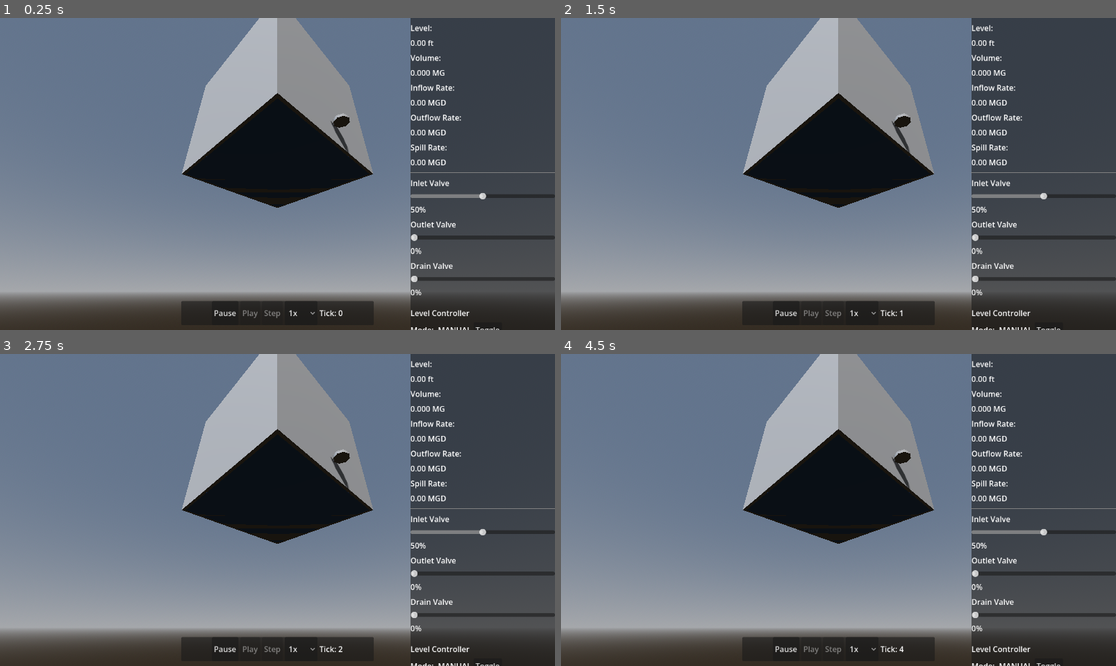
Above: before the commit, frames 1-4 (two rows, left to right).
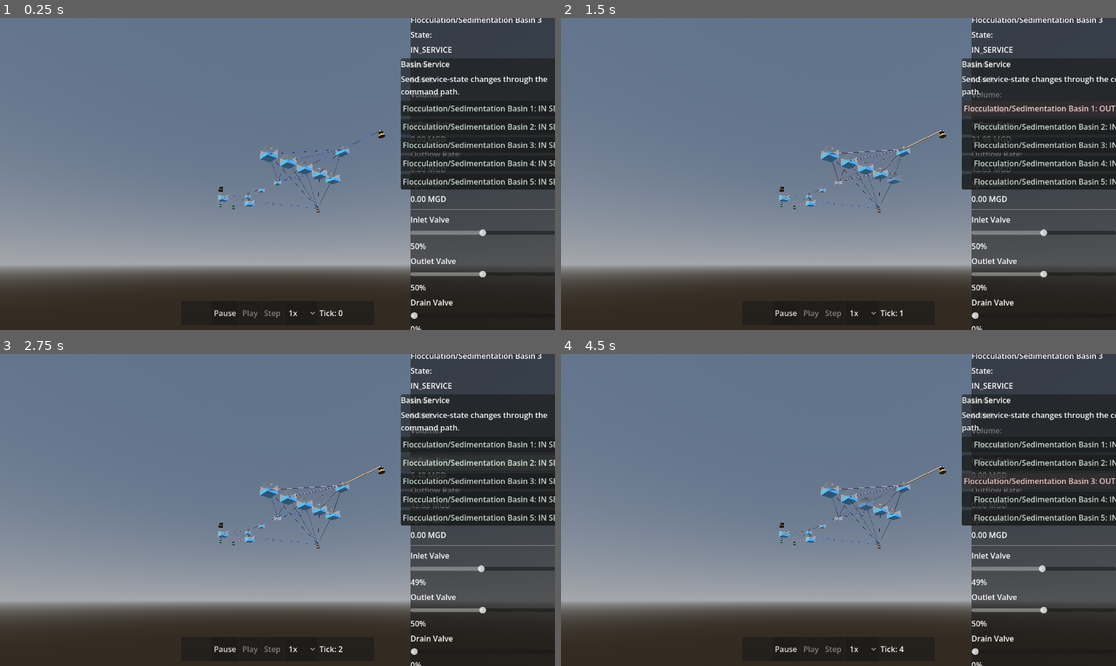
Above: after the commit, the same moments.

Repository: boxwrench/Sunol-Flowlab
Game: Godot game, scene res://scenes/plant/headworks_area.tscn
Same seed, same stepped clock (60 frames per second), same inputs: the game is played once before the commit and once after it. Before the commit the project starts from res://scenes/application/main.tscn.
Inputs (mouse positions are in pixels of both pictures, inside the frame that each line leads up to):
- Up to frame 1 (0.25 s): no input
- Up to frame 2 (1.5 s): click (1049, 108) at 0.5 s, where only the run after the commit has a clickable "Flocculation/Sedimentation Ba…"; click (1060, 108) at 1.25 s, where only the run after the commit has a clickable "Flocculation/Sedimentation Ba…"
- Up to frame 3 (2.75 s): click (488, 463) at 2 s, where only the run after the commit has a clickable "Flocculation/Sedimentation Ba…"
- Up to frame 4 (4.5 s): click (1049, 481) at 2.75 s, where only the run after the commit has a clickable "Flocculation/Sedimentation Ba…"; click (1060, 463) at 3.5 s, where only the run after the commit has a clickable "Flocculation/Sedimentation Ba…"; click (1060, 481) at 4.25 s, where only the run after the commit has a clickable "Flocculation/Sedimentation Ba…"

The runs differ from the first frame. In frame 1, 39% of the frame differs, in the area x 0-100%, y 0-100%; in frame 2, 39%; in frame 3, 38%; in frame 4, 39%.

Commit message:
WP3.8: Implement interactive 3D headworks presentation layer showing link flows, storage unit levels, and out-of-service command path verification.

Diff:
--- a/project.godot
+++ b/project.godot
@@ -3,7 +3,7 @@
 [application]
 
 config/name="Sunol FlowLab"
-run/main_scene="res://scenes/application/main.tscn"
+run/main_scene="res://scenes/plant/headworks_area.tscn"
 config/features=PackedStringArray("4.7")
 
 [editor_plugins]
--- /dev/null
+++ b/scenes/plant/headworks_area.tscn
@@ -0,0 +1,36 @@
+[gd_scene load_steps=9 format=3]
+
+[ext_resource type="Script" path="res://scripts/application/headworks_area_bootstrap.gd" id="1_bootstrap"]
+[ext_resource type="Script" path="res://scripts/application/simulation_host.gd" id="2_host"]
+[ext_resource type="PackedScene" path="res://scenes/environment/placeholder_environment.tscn" id="3_env"]
+[ext_resource type="PackedScene" path="res://scenes/cameras/orbit_camera.tscn" id="4_camera"]
+[ext_resource type="Script" path="res://scripts/presentation/headworks/headworks_presentation_adapter.gd" id="5_presenter"]
+[ext_resource type="PackedScene" path="res://scenes/ui/controls/time_controls.tscn" id="6_controls"]
+[ext_resource type="PackedScene" path="res://scenes/ui/asset_panel/asset_panel.tscn" id="7_asset_panel"]
+[ext_resource type="PackedScene" path="res://scenes/ui/controls/basin_service_panel.tscn" id="8_service_panel"]
+
+[node name="HeadworksArea" type="Node3D"]
+script = ExtResource("1_bootstrap")
+
+[node name="SimulationHost" type="Node" parent="."]
+script = ExtResource("2_host")
+
+[node name="PlaceholderEnvironment" parent="." instance=ExtResource("3_env")]
+
+[node name="OrbitCamera" parent="." instance=ExtResource("4_camera")]
+target = Vector3(0, 6, 0)
+distance = 108.0
+yaw = 52.0
+pitch = -24.0
+
+[node name="HeadworksPresentation" type="Node3D" parent="."]
+script = ExtResource("5_presenter")
+
+[node name="CanvasLayer" type="CanvasLayer" parent="."]
+
+[node name="TimeControls" parent="CanvasLayer" instance=ExtResource("6_controls")]
+
+[node name="AssetPanel" parent="CanvasLayer" instance=ExtResource("7_asset_panel")]
+selected_unit_id = &"BASIN_03"
+
+[node name="BasinServicePanel" parent="CanvasLayer" instance=ExtResource("8_service_panel")]
--- /dev/null
+++ b/scenes/ui/controls/basin_service_panel.tscn
@@ -0,0 +1,37 @@
+[gd_scene load_steps=2 format=3]
+
+[ext_resource type="Script" path="res://scripts/ui/controllers/basin_service_panel.gd" id="1_panel"]
+
+[node name="BasinServicePanel" type="Control"]
+layout_mode = 3
+anchors_preset = 1
+anchor_left = 1.0
+anchor_right = 1.0
+offset_left = -320.0
+offset_top = 84.0
+offset_right = -16.0
+offset_bottom = 340.0
+grow_horizontal = 0
+script = ExtResource("1_panel")
+
+[node name="PanelContainer" type="PanelContainer" parent="."]
+layout_mode = 0
+offset_right = 304.0
+offset_bottom = 256.0
+
+[node name="VBoxContainer" type="VBoxContainer" parent="PanelContainer"]
+layout_mode = 2
+theme_override_constants/separation = 8
+
+[node name="TitleLabel" type="Label" parent="PanelContainer/VBoxContainer"]
+layout_mode = 2
+text = "Basin Service"
+
+[node name="HelpLabel" type="Label" parent="PanelContainer/VBoxContainer"]
+layout_mode = 2
+autowrap_mode = 3
+text = "Send service-state changes through the command path."
+
+[node name="ButtonList" type="VBoxContainer" parent="PanelContainer/VBoxContainer"]
+layout_mode = 2
+theme_override_constants/separation = 6
--- /dev/null
+++ b/scripts/application/headworks_area_bootstrap.gd
@@ -0,0 +1,70 @@
+extends Node3D
+
+const PLANT_ID := "phase3_headworks"
+const PRESENTATION_MAP_PATH := "res://config/plants/phase3_headworks/presentation_map.json"
+const STARTUP_OPEN_VALVES: Array[StringName] = [
+	&"VALVE_OUT_RES_01",
+	&"VALVE_OUT_RES_02",
+	&"VALVE_OUT_MAN_01",
+	&"VALVE_OUT_FM_01"
+]
+
+func _ready() -> void:
+	print("Sunol FlowLab Bootstrapping - Phase 3 Headworks")
+	var host: SimulationHost = get_node_or_null("SimulationHost")
+	var presenter = get_node_or_null("HeadworksPresentation")
+	if host == null:
+		push_error("SimulationHost not found in HeadworksArea scene")
+		return
+	if presenter == null:
+		push_error("HeadworksPresentation not found in HeadworksArea scene")
+		return
+
+	host.engine.snapshot_mode = SimulationEngine.SNAPSHOT_MODE_PUBLISH_LIGHT
+
+	var config: Dictionary = ConfigLoader.load_plant_config(PLANT_ID)
+	if not config.success:
+		push_error("Failed to load %s configuration" % PLANT_ID)
+		return
+
+	var build_ok: bool = PlantFactory.build_plant(
+		host.engine.context,
+		config.topology_data,
+		config.initial_conditions_data,
+		config.controllers_data
+	)
+	if not build_ok:
+		push_error("Failed to build %s plant" % PLANT_ID)
+		return
+
+	var presentation_map: Dictionary = _load_json_dictionary(PRESENTATION_MAP_PATH)
+	if presentation_map.is_empty():
+		push_error("Failed to load presentation map at %s" % PRESENTATION_MAP_PATH)
+		return
+
+	presenter.configure(host.engine, config.topology_data, presentation_map)
+	_queue_startup_commands(host.engine)
+
+	# Seed the first frame so the scene is populated before the first tick advances.
+	host.engine.latest_snapshot = SnapshotService.take_snapshot(
+		host.engine.context,
+		host.engine,
+		false
+	)
+	presenter.refresh_from_snapshot()
+
+func _queue_startup_commands(engine: SimulationEngine) -> void:
+	for actuator_id in STARTUP_OPEN_VALVES:
+		engine.enqueue(SetValvePositionCommand.new(actuator_id, 80.0))
+
+func _load_json_dictionary(file_path: String) -> Dictionary:
+	if not FileAccess.file_exists(file_path):
+		return {}
+	var file: FileAccess = FileAccess.open(file_path, FileAccess.READ)
+	if file == null:
+		return {}
+	var data = JSON.parse_string(file.get_as_text())
+	file.close()
+	if typeof(data) != TYPE_DICTIONARY:
+		return {}
+	return data
--- /dev/null
+++ b/scripts/presentation/headworks/headworks_link_visual.gd
@@ -0,0 +1,64 @@
+class_name HeadworksLinkVisual
+extends Node3D
+
+var link_id: StringName = &""
+var max_flow_m3s: float = 0.0
+var _length: float = 1.0
+var _bar_mesh: MeshInstance3D = null
+var _flow_ratio: float = 0.0
+
+func configure(definition: Dictionary, start_position: Vector3, end_position: Vector3) -> void:
+	link_id = StringName(definition.get("link_id", ""))
+	max_flow_m3s = float(definition.get("max_flow_m3s", 0.0))
+	_build_mesh()
+
+	var lifted_start := start_position + Vector3(0.0, 2.25, 0.0)
+	var lifted_end := end_position + Vector3(0.0, 2.25, 0.0)
+	_length = max(lifted_start.distance_to(lifted_end), 0.1)
+	position = lifted_start.lerp(lifted_end, 0.5)
+	look_at(lifted_end, Vector3.UP)
+	_update_bar_visual(0.0, true)
+
+func apply_snapshot(link_snap: Dictionary) -> void:
+	var actual_flow_m3s: float = float(link_snap.get("actual_flow_m3s", 0.0))
+	_flow_ratio = 0.0
+	if max_flow_m3s > 0.0:
+		_flow_ratio = clamp(actual_flow_m3s / max_flow_m3s, 0.0, 1.0)
+	_update_bar_visual(_flow_ratio, bool(link_snap.get("is_enabled", true)))
+
+func get_flow_ratio() -> float:
+	return _flow_ratio
+
+func _build_mesh() -> void:
+	for child in get_children():
+		child.queue_free()
+
+	_bar_mesh = MeshInstance3D.new()
+	var mesh := BoxMesh.new()
+	mesh.size = Vector3(1.0, 1.0, 1.0)
+	_bar_mesh.mesh = mesh
+	_bar_mesh.set_surface_override_material(0, _make_material())
+	add_child(_bar_mesh)
+
+func _update_bar_visual(flow_ratio: float, is_enabled: bool) -> void:
+	if _bar_mesh == null:
+		return
+	var thickness: float = lerp(0.10, 0.45, flow_ratio)
+	_bar_mesh.scale = Vector3(thickness, max(thickness * 0.55, 0.08), _length)
+	var material: StandardMaterial3D = _bar_mesh.get_active_material(0) as StandardMaterial3D
+	if material != null:
+		if not is_enabled:
+			material.albedo_color = Color(0.22, 0.22, 0.24, 0.70)
+			material.emission = Color(0.06, 0.06, 0.07, 1.0)
+		else:
+			material.albedo_color = Color(0.18 + (0.72 * flow_ratio), 0.32 + (0.30 * flow_ratio), 0.78 - (0.36 * flow_ratio), 0.88)
+			material.emission = Color(0.06 + (0.32 * flow_ratio), 0.10 + (0.18 * flow_ratio), 0.20 + (0.04 * flow_ratio), 1.0)
+
+func _make_material() -> StandardMaterial3D:
+	var material := StandardMaterial3D.new()
+	material.transparency = BaseMaterial3D.TRANSPARENCY_ALPHA
+	material.albedo_color = Color(0.18, 0.32, 0.78, 0.88)
+	material.emission_enabled = true
+	material.emission = Color(0.06, 0.10, 0.20, 1.0)
+	material.roughness = 0.12
+	return material
--- /dev/null
+++ b/scripts/presentation/headworks/headworks_presentation_adapter.gd
@@ -0,0 +1,132 @@
+class_name HeadworksPresentationAdapter
+extends Node3D
+
+const UNIT_VISUAL_SCRIPT = preload("res://scripts/presentation/headworks/headworks_unit_visual.gd")
+const LINK_VISUAL_SCRIPT = preload("res://scripts/presentation/headworks/headworks_link_visual.gd")
+
+var _engine: SimulationEngine = null
+var _unit_visuals: Dictionary = {}
+var _link_visuals: Dictionary = {}
+var _unit_definitions: Dictionary = {}
+var _presentation_positions: Dictionary = {}
+
+func configure(engine: SimulationEngine, topology_data: Dictionary, presentation_map: Dictionary) -> void:
+	_engine = engine
+	_clear_visuals()
+	_unit_definitions.clear()
+	_presentation_positions.clear()
+
+	for entry in presentation_map.get("units", []):
+		var unit_id: StringName = StringName(entry.get("unit_id", ""))
+		if unit_id == &"":
+			continue
+		_presentation_positions[unit_id] = {
+			"position": _array_to_vector3(entry.get("position_m", [])),
+			"rotation": _array_to_vector3(entry.get("rotation_deg", []))
+		}
+
+	var port_to_unit: Dictionary = {}
+	for unit_config in topology_data.get("units", []):
+		var unit_id: StringName = StringName(unit_config.get("unit_id", ""))
+		if unit_id == &"":
+			continue
+		var max_level_m: float = 0.0
+		if unit_config.get("type", "") == "StorageUnit":
+			var surface_area_m2: float = float(unit_config.get("surface_area_m2", 0.0))
+			if surface_area_m2 > 0.0:
+				max_level_m = float(unit_config.get("maximum_volume_m3", 0.0)) / surface_area_m2
+		_unit_definitions[unit_id] = {
+			"unit_id": unit_id,
+			"display_name": unit_config.get("display_name", String(unit_id)),
+			"type": unit_config.get("type", ""),
+			"boundary_type": unit_config.get("boundary_type", ""),
+			"maximum_volume_m3": float(unit_config.get("maximum_volume_m3", 0.0)),
+			"max_level_m": max_level_m
+		}
+		for port_config in unit_config.get("ports", []):
+			port_to_unit[StringName(port_config.get("port_id", ""))] = unit_id
+
+	for unit_id in _presentation_positions.keys():
+		if not _unit_definitions.has(unit_id):
+			continue
+		var placement: Dictionary = _presentation_positions[unit_id]
+		var unit_visual = UNIT_VISUAL_SCRIPT.new()
+		unit_visual.name = "%sVisual" % String(unit_id)
+		add_child(unit_visual)
+		unit_visual.configure(_unit_definitions[unit_id], placement)
+		_unit_visuals[unit_id] = unit_visual
+
+	for link_config in topology_data.get("links", []):
+		var source_port_id: StringName = StringName(link_config.get("source_port_id", ""))
+		var destination_port_id: StringName = StringName(link_config.get("destination_port_id", ""))
+		var source_unit_id: StringName = port_to_unit.get(source_port_id, &"")
+		var destination_unit_id: StringName = port_to_unit.get(destination_port_id, &"")
+		if source_unit_id == &"" or destination_unit_id == &"":
+			continue
+		if not _presentation_positions.has(source_unit_id) or not _presentation_positions.has(destination_unit_id):
+			continue
+
+		var link_visual = LINK_VISUAL_SCRIPT.new()
+		var link_id: StringName = StringName(link_config.get("link_id", ""))
+		link_visual.name = "%sVisual" % String(link_id)
+		add_child(link_visual)
+		link_visual.configure({
+			"link_id": link_id,
+			"display_name": link_config.get("display_name", String(link_id)),
+			"max_flow_m3s": float(link_config.get("max_flow_m3s", 0.0))
+		}, _presentation_positions[source_unit_id]["position"], _presentation_positions[destination_unit_id]["position"])
+		_link_visuals[link_id] = link_visual
+
+func refresh_from_snapshot() -> void:
+	if _engine == null:
+		return
+	var snap: Dictionary = _engine.latest_snapshot
+	if snap.is_empty():
+		return
+
+	var unit_snaps: Dictionary = snap.get("units", {})
+	for unit_id in _unit_visuals.keys():
+		if unit_snaps.has(unit_id):
+			_unit_visuals[unit_id].apply_snapshot(unit_snaps[unit_id])
+
+	var link_snaps: Dictionary = snap.get("links", {})
+	for link_id in _link_visuals.keys():
+		if link_snaps.has(link_id):
+			_link_visuals[link_id].apply_snapshot(link_snaps[link_id])
+
+func get_unit_fill_ratio(unit_id: StringName) -> float:
+	var visual = _unit_visuals.get(unit_id)
+	if visual == null:
+		return 0.0
+	return visual.get_fill_ratio()
+
+func get_unit_level_m(unit_id: StringName) -> float:
+	var visual = _unit_visuals.get(unit_id)
+	if visual == null:
+		return 0.0
+	return visual.get_last_level_m()
+
+func get_unit_max_level_m(unit_id: StringName) -> float:
+	if not _unit_definitions.has(unit_id):
+		return 0.0
+	return float(_unit_definitions[unit_id].get("max_level_m", 0.0))
+
+func get_link_flow_ratio(link_id: StringName) -> float:
+	var visual = _link_visuals.get(link_id)
+	if visual == null:
+		return 0.0
+	return visual.get_flow_ratio()
+
+func _process(_delta: float) -> void:
+	refresh_from_snapshot()
+
+func _clear_visuals() -> void:
+	_unit_visuals.clear()
+	_link_visuals.clear()
+	for child in get_children():
+		child.queue_free()
+
+func _array_to_vector3(values: Variant) -> Vector3:
+	if values is Array and values.size() >= 3:
+		return Vector3(float(values[0]), float(values[1]), float(values[2]))
+	return Vector3.ZERO
--- /dev/null
+++ b/scripts/presentation/headworks/headworks_unit_visual.gd
@@ -0,0 +1,145 @@
+class_name HeadworksUnitVisual
+extends Node3D
+
+const STORAGE_LARGE_SIZE := Vector3(5.0, 4.0, 5.0)
+const STORAGE_MEDIUM_SIZE := Vector3(4.0, 2.5, 3.0)
+const STORAGE_SMALL_SIZE := Vector3(2.6, 2.2, 2.6)
+const BOUNDARY_SIZE := Vector3(2.2, 1.6, 2.2)
+
+var unit_id: StringName = &""
+var display_name: String = ""
+var unit_type: String = ""
+var boundary_type: String = ""
+var max_level_m: float = 0.0
+var maximum_volume_m3: float = 0.0
+
+var _body_mesh: MeshInstance3D = null
+var _water_mesh: MeshInstance3D = null
+var _label: Label3D = null
+var _size: Vector3 = STORAGE_SMALL_SIZE
+var _fill_ratio: float = 0.0
+var _last_level_m: float = 0.0
+
+func configure(definition: Dictionary, placement: Dictionary) -> void:
+	unit_id = StringName(definition.get("unit_id", ""))
+	display_name = String(definition.get("display_name", String(unit_id)))
+	unit_type = String(definition.get("type", ""))
+	boundary_type = String(definition.get("boundary_type", ""))
+	max_level_m = float(definition.get("max_level_m", 0.0))
+	maximum_volume_m3 = float(definition.get("maximum_volume_m3", 0.0))
+	position = placement.get("position", Vector3.ZERO)
+	rotation_degrees = placement.get("rotation", Vector3.ZERO)
+	_size = _pick_size()
+	_build_visual()
+
+func apply_snapshot(unit_snap: Dictionary) -> void:
+	var in_service: bool = bool(unit_snap.get("in_service", true))
+	var operating_state: String = "IN_SERVICE" if in_service else "OUT_OF_SERVICE"
+	_last_level_m = float(unit_snap.get("level_m", 0.0))
+	_fill_ratio = 0.0
+
+	var body_material: StandardMaterial3D = _body_mesh.get_active_material(0) as StandardMaterial3D
+	if body_material != null:
+		body_material.albedo_color = _body_color(in_service)
+
+	if _water_mesh != null:
+		if max_level_m > 0.0:
+			_fill_ratio = clamp(_last_level_m / max_level_m, 0.0, 1.0)
+		var water_height: float = max(_size.y * _fill_ratio - 0.15, 0.0)
+		_water_mesh.visible = water_height > 0.0
+		if _water_mesh.visible:
+			var water_mesh: BoxMesh = _water_mesh.mesh as BoxMesh
+			if water_mesh != null:
+				water_mesh.size = Vector3(_size.x - 0.45, water_height, _size.z - 0.45)
+			_water_mesh.position = Vector3(0.0, (water_height * 0.5) + 0.05, 0.0)
+			var water_material: StandardMaterial3D = _water_mesh.get_active_material(0) as StandardMaterial3D
+			if water_material != null:
+				water_material.albedo_color = Color(0.16, 0.56, 0.86, 0.72) if in_service else Color(0.35, 0.40, 0.48, 0.60)
+
+	if _label != null:
+		if unit_type == "StorageUnit":
+			_label.text = "%s\n%s %.2fm" % [display_name, operating_state, _last_level_m]
+		else:
+			var boundary_flow: float = float(unit_snap.get("current_flow_m3s", 0.0))
+			_label.text = "%s\n%s %.2f m3/s" % [display_name, operating_state, boundary_flow]
+
+func get_fill_ratio() -> float:
+	return _fill_ratio
+
+func get_last_level_m() -> float:
+	return _last_level_m
+
+func _build_visual() -> void:
+	for child in get_children():
+		child.queue_free()
+
+	_body_mesh = MeshInstance3D.new()
+	_body_mesh.mesh = _create_body_mesh()
+	_body_mesh.position = Vector3(0.0, _size.y * 0.5, 0.0)
+	_body_mesh.set_surface_override_material(0, _make_body_material())
+	add_child(_body_mesh)
+
+	if unit_type == "StorageUnit":
+		_water_mesh = MeshInstance3D.new()
+		_water_mesh.mesh = BoxMesh.new()
+		_water_mesh.visible = false
+		_water_mesh.set_surface_override_material(0, _make_water_material())
+		add_child(_water_mesh)
+	else:
+		_water_mesh = null
+
+	_label = Label3D.new()
+	_label.billboard = BaseMaterial3D.BILLBOARD_ENABLED
+	_label.modulate = Color(0.96, 0.97, 0.99, 1.0)
+	_label.font_size = 32
+	_label.outline_modulate = Color(0.04, 0.06, 0.08, 1.0)
+	_label.outline_size = 6
+	_label.position = Vector3(0.0, _size.y + 0.75, 0.0)
+	_label.text = display_name
+	add_child(_label)
+
+func _create_body_mesh() -> Mesh:
+	if unit_type == "StorageUnit":
+		var box := BoxMesh.new()
+		box.size = _size
+		return box
+	var cylinder := CylinderMesh.new()
+	cylinder.top_radius = _size.x * 0.35
+	cylinder.bottom_radius = _size.x * 0.45
+	cylinder.height = _size.y
+	return cylinder
+
+func _pick_size() -> Vector3:
+	if unit_type != "StorageUnit":
+		return BOUNDARY_SIZE
+	if maximum_volume_m3 >= 500.0:
+		return STORAGE_LARGE_SIZE
+	if maximum_volume_m3 >= 100.0:
+		return STORAGE_MEDIUM_SIZE
+	return STORAGE_SMALL_SIZE
+
+func _make_body_material() -> StandardMaterial3D:
+	var material := StandardMaterial3D.new()
+	material.transparency = BaseMaterial3D.TRANSPARENCY_ALPHA
+	material.albedo_color = _body_color(true)
+	material.roughness = 0.25
+	material.cull_mode = BaseMaterial3D.CULL_DISABLED
+	return material
+
+func _make_water_material() -> StandardMaterial3D:
+	var material := StandardMaterial3D.new()
+	material.transparency = BaseMaterial3D.TRANSPARENCY_ALPHA
+	material.albedo_color = Color(0.16, 0.56, 0.86, 0.72)
+	material.emission_enabled = true
+	material.emission = Color(0.08, 0.26, 0.42, 1.0)
+	material.roughness = 0.08
+	return material
+
+func _body_color(in_service: bool) -> Color:
+	if unit_type != "StorageUnit":
+		if boundary_type == "SOURCE_INFLOW":
+			return Color(0.28, 0.52, 0.40, 0.92) if in_service else Color(0.20, 0.24, 0.22, 0.72)
+		if boundary_type == "TREATED_DEMAND":
+			return Color(0.58, 0.48, 0.26, 0.92) if in_service else Color(0.24, 0.22, 0.18, 0.72)
+		return Color(0.42, 0.32, 0.24, 0.90) if in_service else Color(0.20, 0.18, 0.16, 0.72)
+	return Color(0.92, 0.95, 0.98, 0.22) if in_service else Color(0.55, 0.57, 0.60, 0.12)
--- /dev/null
+++ b/scripts/ui/controllers/basin_service_panel.gd
@@ -0,0 +1,58 @@
+class_name BasinServicePanel
+extends Control
+
+@export var basin_ids: Array[StringName] = [
+	&"BASIN_01",
+	&"BASIN_02",
+	&"BASIN_03",
+	&"BASIN_04",
+	&"BASIN_05"
+]
+
+@onready var button_container: VBoxContainer = get_node_or_null("PanelContainer/VBoxContainer/ButtonList")
+
+var _buttons: Dictionary = {}
+
+func _ready() -> void:
+	if button_container == null:
+		push_error("BasinServicePanel: ButtonList container not found")
+		return
+	for basin_id in basin_ids:
+		var button := Button.new()
+		button.name = "%sButton" % String(basin_id)
+		button.focus_mode = Control.FOCUS_NONE
+		button.custom_minimum_size = Vector2(0.0, 32.0)
+		button.pressed.connect(_on_basin_button_pressed.bind(basin_id))
+		button_container.add_child(button)
+		_buttons[basin_id] = button
+
+func _process(_delta: float) -> void:
+	var host: SimulationHost = get_tree().current_scene.find_child("SimulationHost", true, false) as SimulationHost
+	if host == null or host.engine == null:
+		return
+	var snap: Dictionary = host.engine.latest_snapshot
+	if snap.is_empty():
+		return
+	var unit_snaps: Dictionary = snap.get("units", {})
+	for basin_id in basin_ids:
+		var button: Button = _buttons.get(basin_id)
+		if button == null or not unit_snaps.has(basin_id):
+			continue
+		var unit_snap: Dictionary = unit_snaps[basin_id]
+		var in_service: bool = bool(unit_snap.get("in_service", true))
+		var display_name: String = String(unit_snap.get("display_name", String(basin_id)))
+		button.text = "%s: %s" % [display_name, "IN SERVICE" if in_service else "OUT OF SERVICE"]
+		button.modulate = Color(0.90, 0.97, 0.92, 1.0) if in_service else Color(0.98, 0.84, 0.84, 1.0)
+
+func _on_basin_button_pressed(basin_id: StringName) -> void:
+	var host: SimulationHost = get_tree().current_scene.find_child("SimulationHost", true, false) as SimulationHost
+	if host == null or host.engine == null:
+		return
+	var snap: Dictionary = host.engine.latest_snapshot
+	if snap.is_empty():
+		return
+	var unit_snap: Dictionary = snap.get("units", {}).get(basin_id, {})
+	if unit_snap.is_empty():
+		return
+	var in_service: bool = bool(unit_snap.get("in_service", true))
+	CommandBus.submit(SetBasinServiceCommand.new(basin_id, not in_service))
--- a/tests/integration/phase3_headworks/test_phase3_verification.gd
+++ b/tests/integration/phase3_headworks/test_phase3_verification.gd
@@ -220,3 +220,67 @@
 		engine2.run_tick(1.0)
 		var hash2 = _state_hash(engine2)
 		assert_eq(trajectory1[tick - 1], hash2, "Replay must be bit-identical at tick %d" % tick)
+
+func test_headworks_presentation_adapter_parity() -> void:
+	var scene = load("res://scenes/plant/headworks_area.tscn").instantiate()
+	add_child_autofree(scene)
+
+	var host: SimulationHost = scene.get_node("SimulationHost")
+	var presenter = scene.get_node("HeadworksPresentation")
+	assert_not_null(host, "SimulationHost must exist in headworks scene")
+	assert_not_null(presenter, "HeadworksPresentation must exist in headworks scene")
+	assert_eq(host.engine.snapshot_mode, SimulationEngine.SNAPSHOT_MODE_PUBLISH_LIGHT,
+		"Interactive headworks run must use PUBLISH_LIGHT snapshots")
+
+	for _tick in range(30):
+		host.engine.advance_frame(1.0)
+		presenter.refresh_from_snapshot()
+
+	var basin: StorageUnit = host.engine.context.units_dict[&"BASIN_01"]
+	var expected_fill_ratio: float = 0.0
+	var max_level_m: float = presenter.get_unit_max_level_m(&"BASIN_01")
+	if max_level_m > 0.0:
+		expected_fill_ratio = clamp(basin.level_m / max_level_m, 0.0, 1.0)
+	assert_almost_eq(
+		presenter.get_unit_fill_ratio(&"BASIN_01"),
+		expected_fill_ratio,
+		1e-9,
+		"Presentation fill ratio must match the storage-unit state"
+	)
+	assert_eq(
+		presenter.get_unit_level_m(&"BASIN_01"),
+		basin.level_m,
+		"Presentation level readout must match the storage-unit level"
+	)
+
+	var link: FlowLink = host.engine.context.links_dict[&"LINK_OUT_FM_01"]
+	var expected_link_ratio: float = 0.0
+	if link.max_flow_m3s > 0.0:
+		expected_link_ratio = clamp(link.actual_flow_m3s / link.max_flow_m3s, 0.0, 1.0)
+	assert_almost_eq(
+		presenter.get_link_flow_ratio(&"LINK_OUT_FM_01"),
+		expected_link_ratio,
+		1e-9,
+		"Presentation flow ratio must match the link flow state"
+	)
+
+	# Verify command path and drain link enabled status when unit is out of service
+	var drain_link: FlowLink = host.engine.context.links_dict[&"LINK_DRAIN_BASIN_01"]
+	assert_true(drain_link.is_enabled, "Drain link should start enabled")
+	assert_true(basin.in_service, "BASIN_01 should start in service")
+
+	# Toggle BASIN_01 out of service via the command path
+	var cmd = SetBasinServiceCommand.new(&"BASIN_01", false)
+	host.engine.enqueue(cmd)
+
+	# Advance engine by a tick to execute command
+	host.engine.advance_frame(1.0)
+	presenter.refresh_from_snapshot()
+
+	# Verify snapshot shows out-of-service
+	var latest_snap = host.engine.latest_snapshot
+	var basin_snap: Dictionary = latest_snap.get("units", {}).get(&"BASIN_01", {})
+	assert_false(basin_snap.get("in_service", true), "BASIN_01 should show out of service in snapshot")
+
+	# Verify drain link remains enabled
+	assert_true(drain_link.is_enabled, "Drain link must stay enabled when the unit is out of service")
